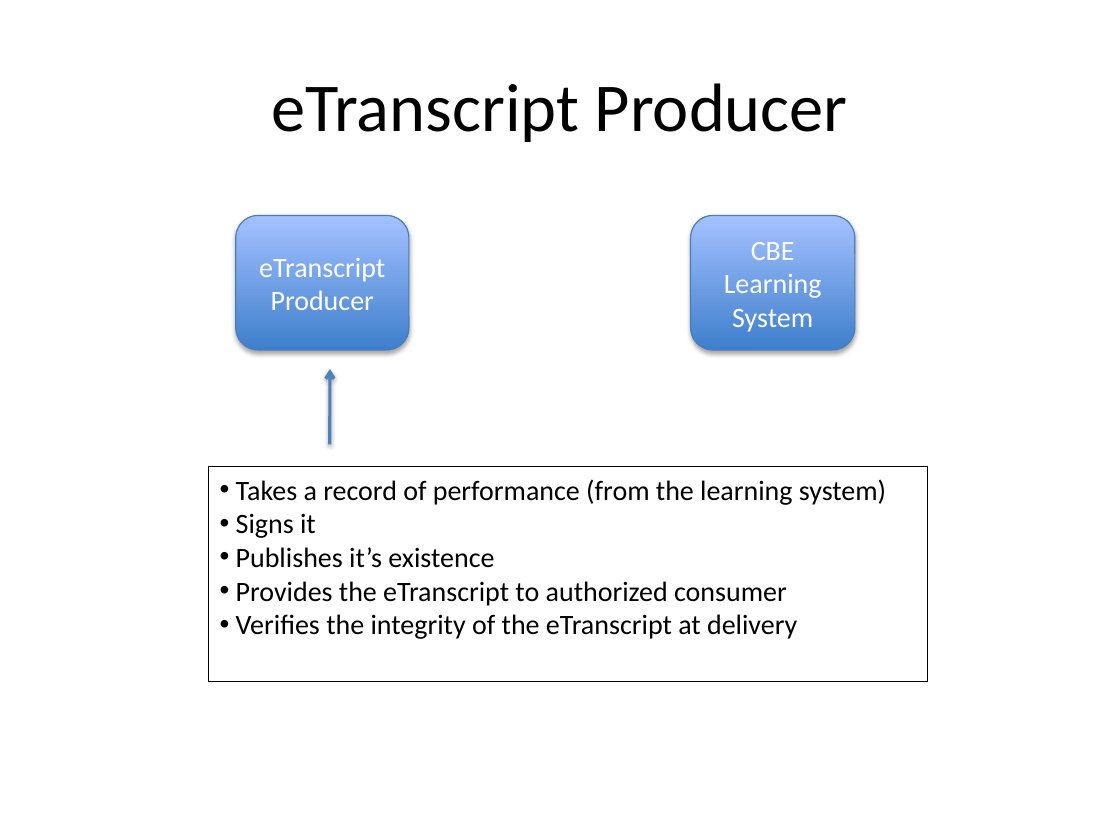
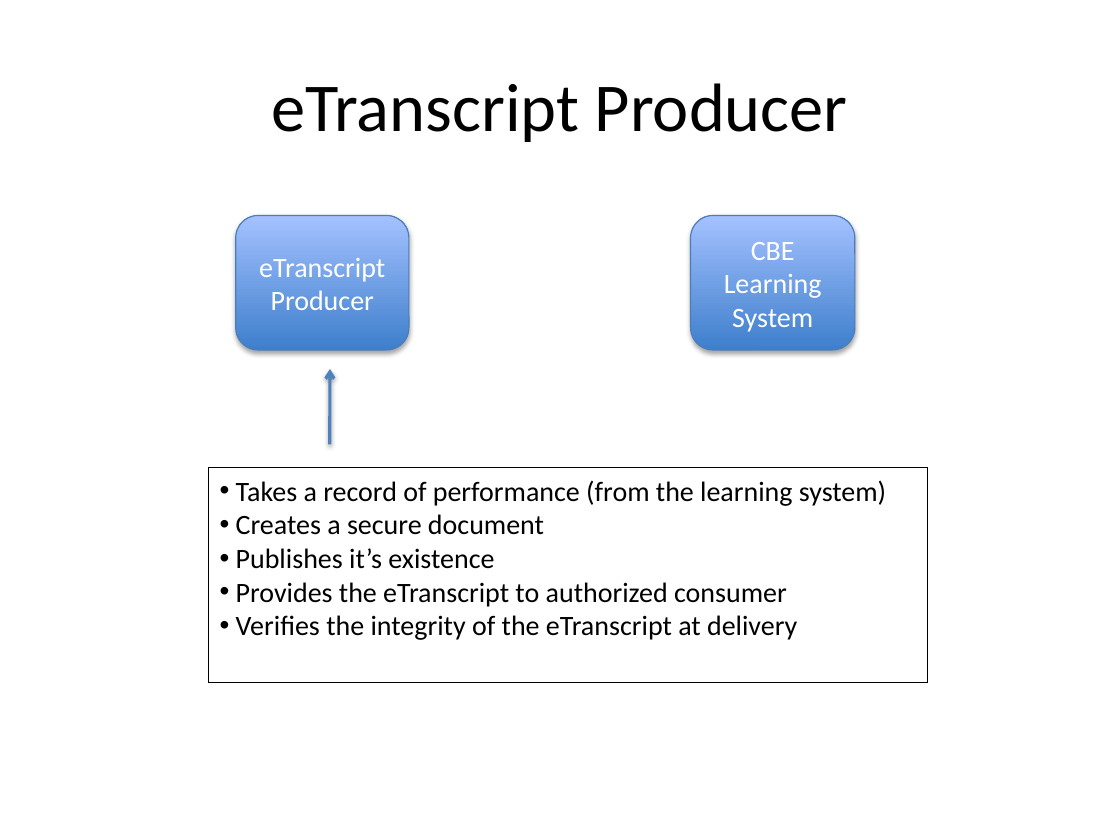
Before and after one commit to jtibbetts/cbe_competency_engine, a slide deck: slide 3 of doc/et_prototype.pptx. Drawn at 1120x840 pixels with LibreOffice and Linux fonts; fonts in the diff are those of the drawing. Boxes give left, top, right and bottom in pixels: in the first picture for what was removed or moved away, otherwise in the second. Text is boxed around its words. In the diff, an @@ line names an element or a change of style, - is before the commit and + after.

```diff
--- a/doc/et_prototype.pptx
+++ b/doc/et_prototype.pptx
@@ text in rectangle at [236,514,544,535]: text changed @@
-• Signs it
+• Creates a secure document
```
Also in this commit, not shown: 3 other slides changed.
